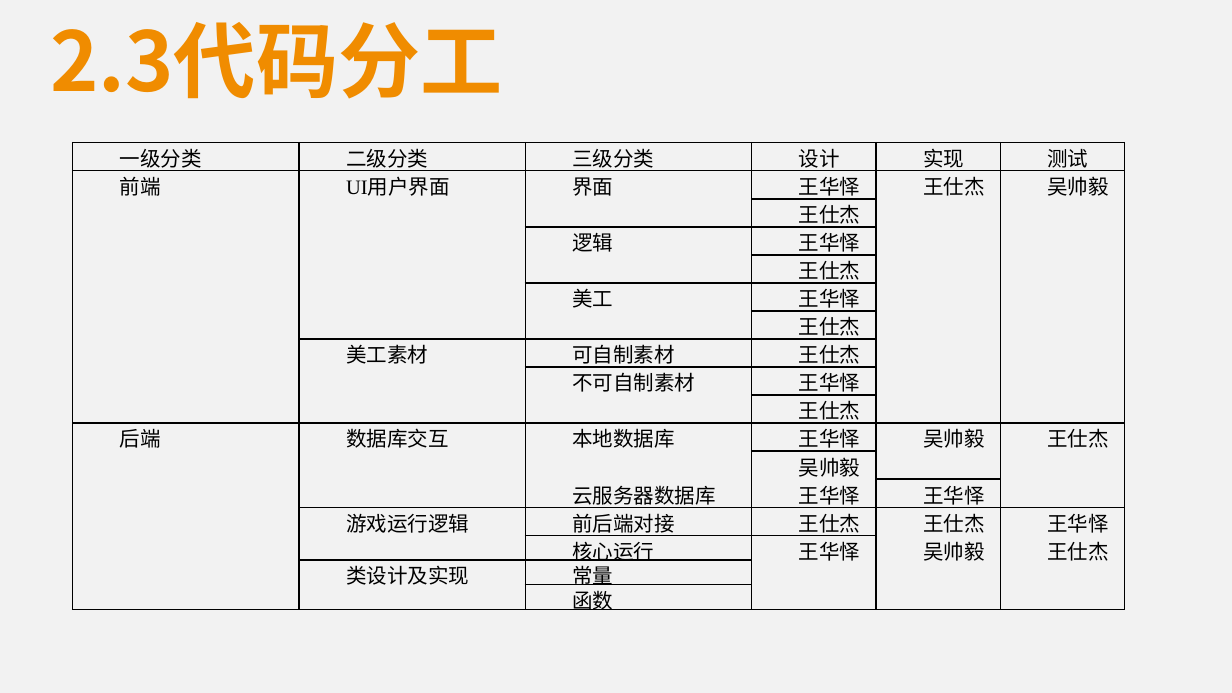
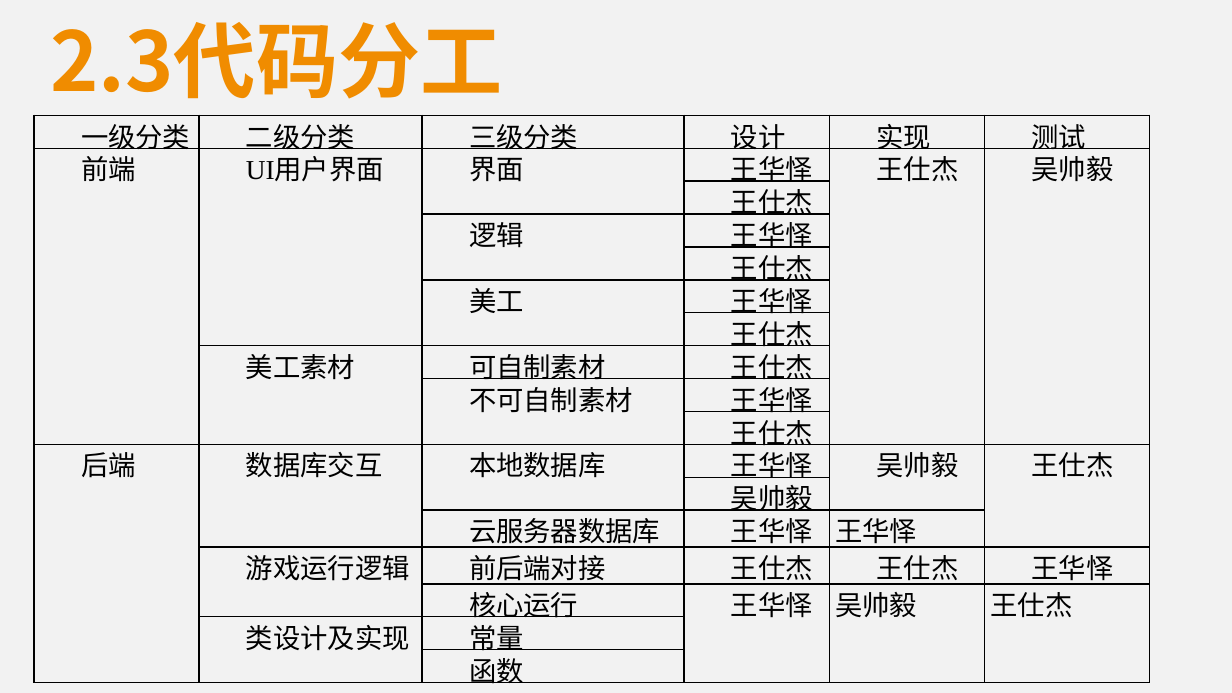
Before and after one commit to 1-518/Three-Kindoms, a slide deck: slide 10 of 代码清单+测试用例/代码清单PPT.pptx. Drawn at 1232x693 pixels with LibreOffice and Linux fonts; fonts in the diff are those of the drawing. Boxes give left, top, right and bottom in pixels: in the first picture for what was removed or moved away, otherwise in the second. Text is boxed around its words. In the diff, an @@ line names an element or a change of style, - is before the commit and + after.

```diff
--- a/代码清单+测试用例/代码清单PPT.pptx
+++ b/代码清单+测试用例/代码清单PPT.pptx
@@ table at box(34, 116, 1151, 688) @@
-row 13:  |  | 云服务器数据库 | 王华怿 |  | 
-row 14:  |  |  |  | 王华怿 | 
+row 13:  |  | 云服务器数据库 | 王华怿 | 王华怿 | 
-row 16:  |  |  |  | 吴帅毅 | 王仕杰
-row 17:  |  | 核心运行 | 王华怿 |  | 
+row 15:  |  | 核心运行 | 王华怿 | 吴帅毅 | 王仕杰
@@ table: place and size @@
-table at box(73, 143, 1126, 617)
+table at box(34, 116, 1151, 688)
```
Also in this commit, not shown: 6 other slides changed, 1 slide added, 3 other files.
